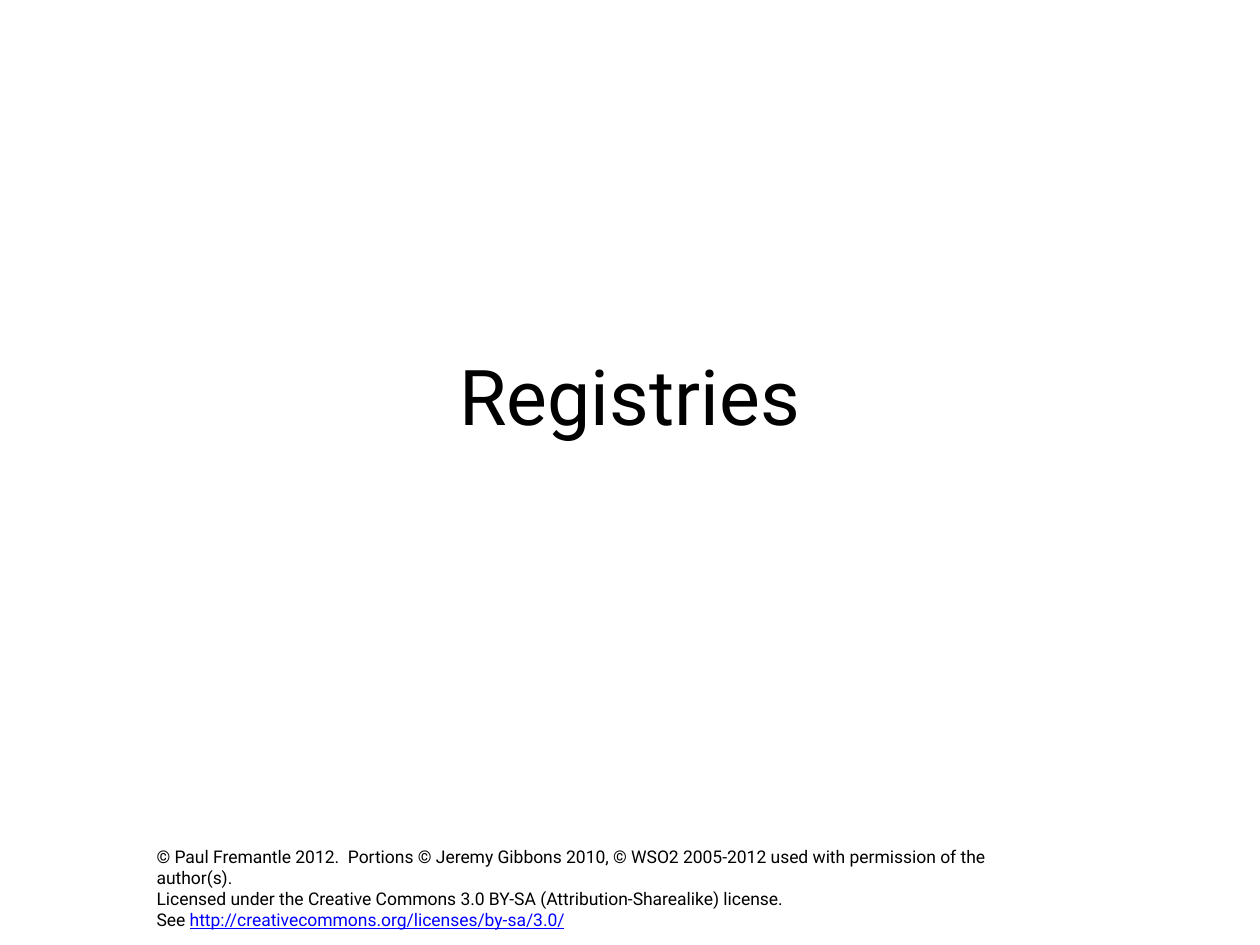
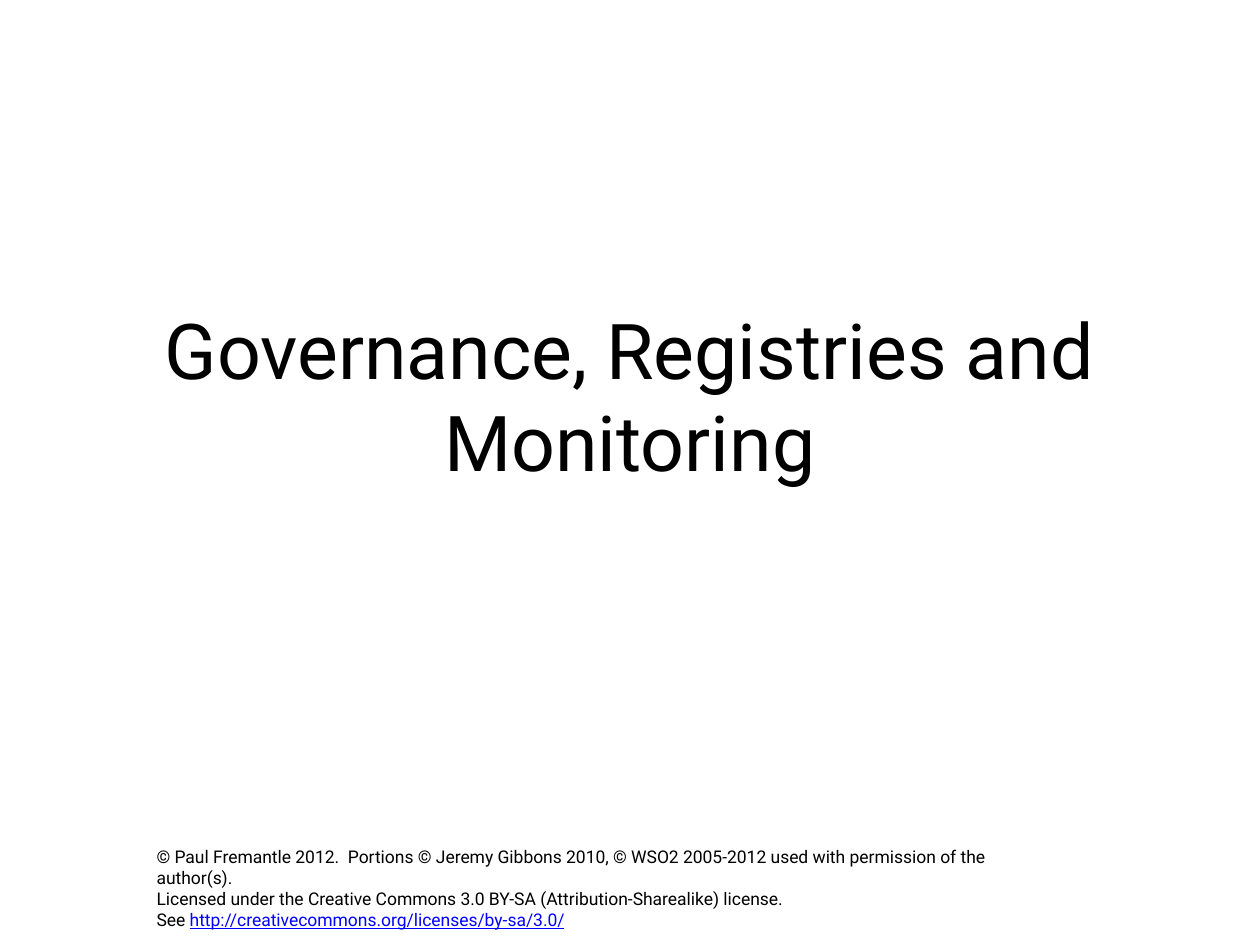
Before and after one commit to pzfreo/ox-soa-old, a slide deck: slide 1 of presentations/14-Governance.pptx. Drawn at 1260x945 pixels with LibreOffice and Linux fonts; fonts in the diff are those of the drawing; background and template pictures are left out. Boxes give left, top, right and bottom in pixels: in the first picture for what was removed or moved away, otherwise in the second. Text is boxed around its words. In the diff, an @@ line names an element or a change of style, - is before the commit and + after.

```diff
--- a/presentations/14-Governance.pptx
+++ b/presentations/14-Governance.pptx
@@ title at [165,321,1094,487]: text changed @@
-Registries
+Governance, Registries and Monitoring
```
Also in this commit, not shown: 1 other slide changed, 24 slides added, 6 other files.
